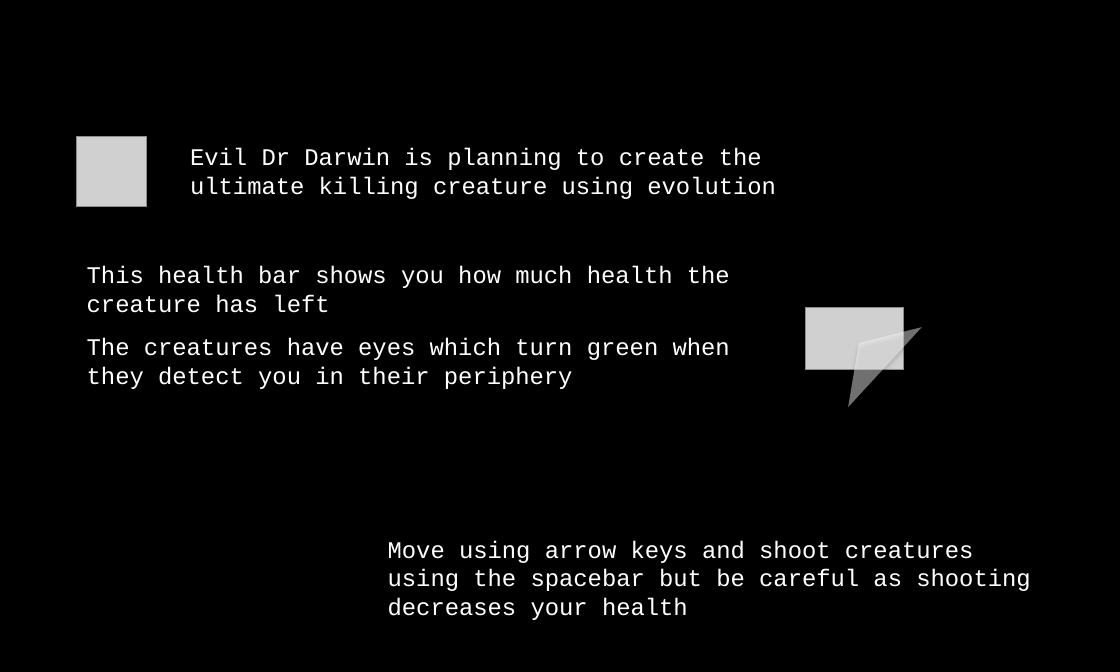
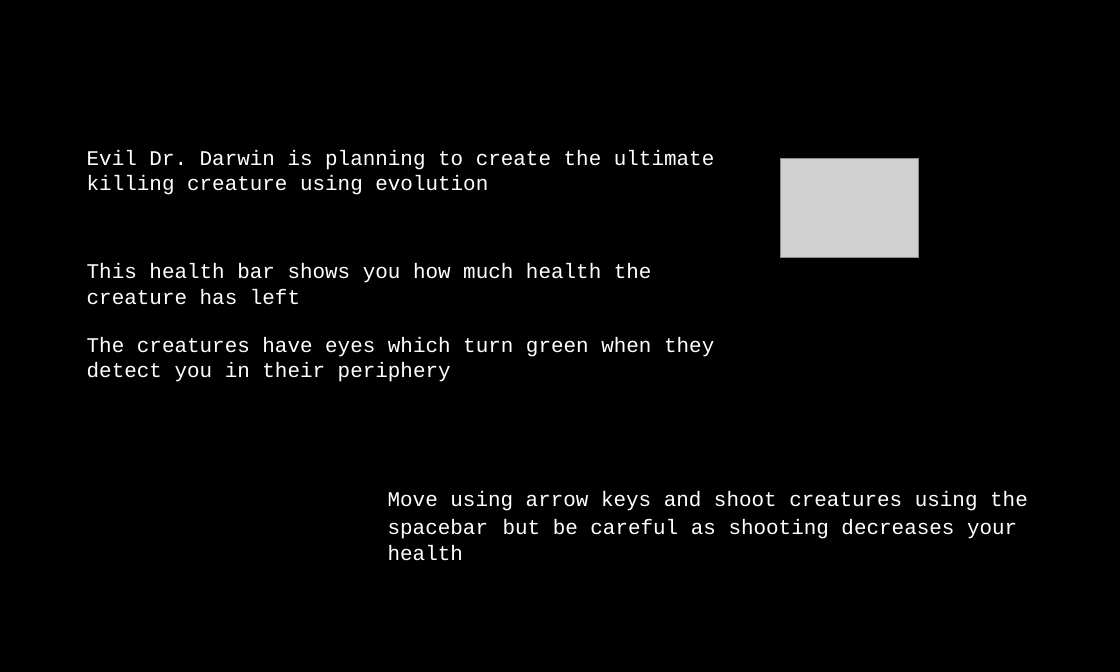
Before and after one commit to cleye/Dr-Darwin, a slide deck: slide 2 of resources/how to.pptx (slide 1 before the commit). Drawn at 1120x672 pixels with LibreOffice and Linux fonts; fonts in the diff are those of the drawing; grey boxes stand for pictures. Boxes give left, top, right and bottom in pixels: in the first picture for what was removed or moved away, otherwise in the second. Text is boxed around its words. In the diff, an @@ line names an element or a change of style, - is before the commit and + after.

```diff
--- a/resources/how to.pptx
+++ b/resources/how to.pptx
@@ background #000000 to #FFFFFF @@
@@ rectangle added at (x1=0, y1=0, x2=1120, y2=672), fill #000000 @@
@@ picture removed at (x1=76, y1=137, x2=146, y2=206) @@
@@ text at (x1=87, y1=150, x2=714, y2=195): text changed; size 16 to 14 pt @@
-Evil Dr Darwin is planning to create the ultimate killing creature using evolution
+Evil Dr. Darwin is planning to create the ultimate killing creature using evolution
@@ picture added at (x1=780, y1=158, x2=919, y2=257) @@
@@ picture removed at (x1=805, y1=307, x2=904, y2=370) @@
@@ triangle removed at (x1=822, y1=303, x2=922, y2=407) @@
@@ size 16 to 14 pt in 3 elements at (x1=87, y1=337, x2=714, y2=382), (x1=87, y1=264, x2=652, y2=305), (x1=388, y1=491, x2=1028, y2=539) @@
@@ text "Move using arrow keys and ..." moved from (x1=388, y1=540, x2=1030, y2=620) to (x1=388, y1=491, x2=1028, y2=539) @@
```
Also in this commit, not shown: 1 other slide changed, 2 slides added, 6 other files.
